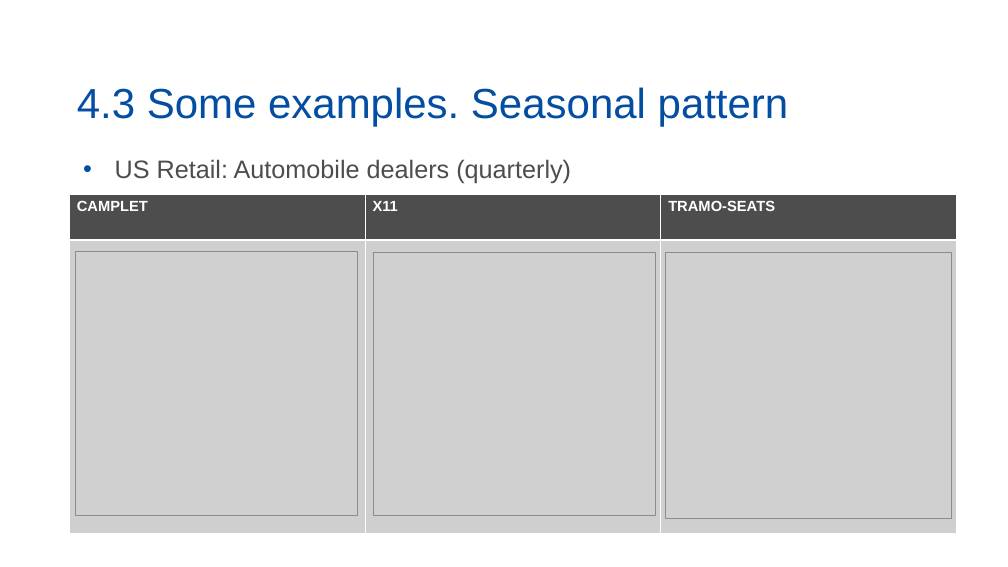
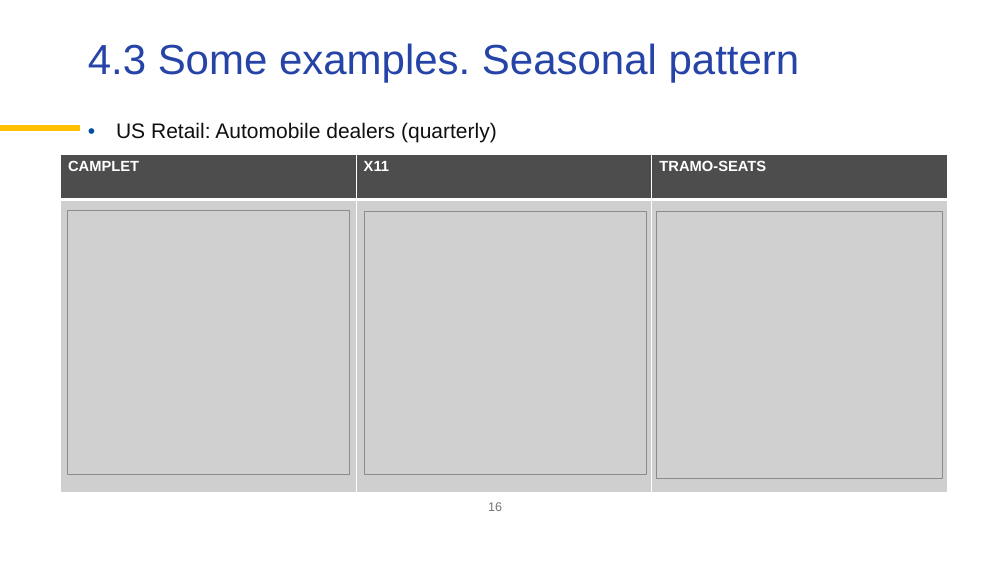
Before and after one commit to palatej/ESTP2026, a slide deck: slide 16 of 1.0 Seasonal adjustment.pptx. Drawn at 1008x567 pixels with LibreOffice and Linux fonts; fonts in the diff are those of the drawing; grey boxes stand for pictures; background and template pictures are left out. Boxes give left, top, right and bottom in pixels: in the first picture for what was removed or moved away, otherwise in the second. Text is boxed around its words. In the diff, an @@ line names an element or a change of style, - is before the commit and + after.

```diff
--- a/1.0 Seasonal adjustment.pptx
+++ b/1.0 Seasonal adjustment.pptx
@@ title "4.3 Some examples. Seasonal pattern": place and size @@
-title "4.3 Some examples. Seasonal pattern" at bbox=[77, 87, 789, 127]
+title "4.3 Some examples. Seasonal pattern" at bbox=[88, 43, 800, 82]
@@ title "4.3 Some examples. Seasonal pattern" at bbox=[88, 43, 800, 82]: text colour #034EA2 to #2644A7; vertical alignment bottom to top @@
@@ text "US Retail: Automobile dealers (quarterly)": place and size @@
-text "US Retail: Automobile dealers (quarterly)" at bbox=[115, 159, 571, 184]
+text "US Retail: Automobile dealers (quarterly)" at bbox=[116, 122, 497, 143]
@@ text "US Retail: Automobile dealers (quarterly)" at bbox=[116, 122, 497, 143]: size 24 to 20 pt, text colour #4D4D4D to #101010; indent changed; line spacing 1 to 0.9; more space between paragraphs @@
@@ line added from (0, 129) to (80, 129), #FFC000 6 pt @@
@@ 3 pictures, 1 table: place and size @@
-3 pictures, 1 table at bbox=[70, 194, 957, 533]
+3 pictures, 1 table at bbox=[60, 154, 948, 493]
@@ page number added at bbox=[488, 502, 502, 511], 12 pt, text #767676 @@
+16
```
Also in this commit, not shown: 16 other slides changed, 1 slide added, 1 slide removed, 31 other files.
